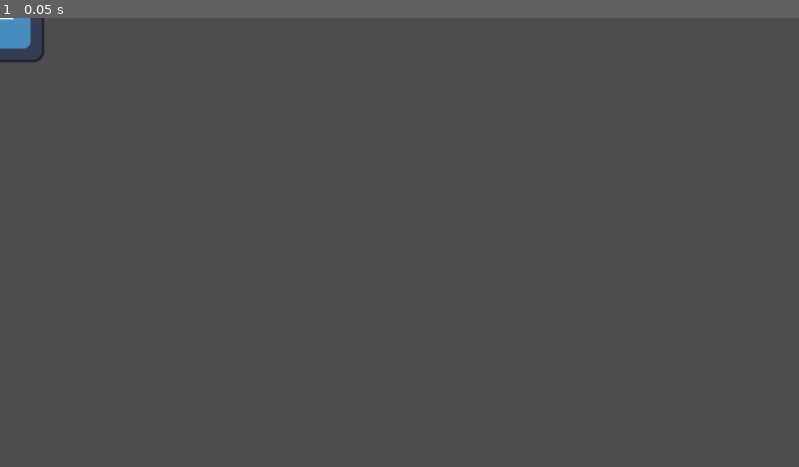
Above: before the commit, frame 1.
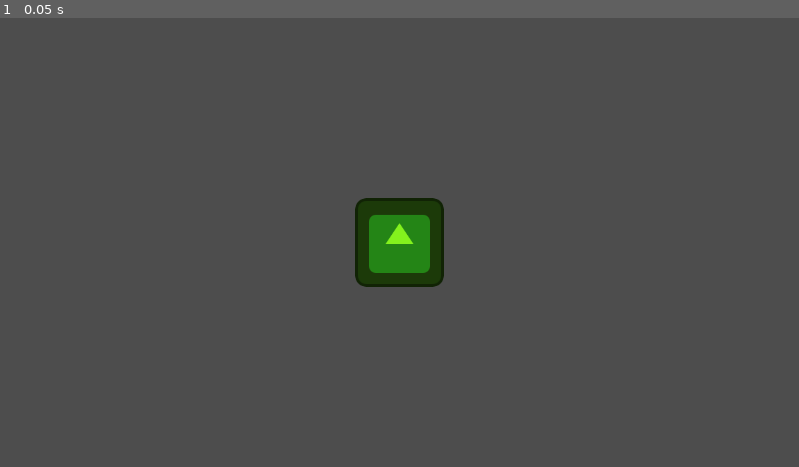
Above: after the commit, the same moment.

Repository: aeriab/giftjam_lebron
Game: Godot game, scene res://game.tscn
The game is run twice, just before and just after one commit, with the same random seed, the same clock (stepped at 60 frames per second) and the same inputs. The project has no main scene, so this scene is started directly. The engine's default icon, where the game draws it, is replaced by a stand-in: a white triangle on a blue panel in a dark square.
Inputs:
- Up to frame 1 (0.05 s): no input

The runs differ from the first frame. In frame 1, 2.5% of the frame differs, in the area x 0-56%, y 0-60%.

Commit message:
Polychrome shader on godot goon

Diff:
--- a/game.tscn
+++ b/game.tscn
@@ -8,6 +8,8 @@
 
 [node name="Game" type="Node2D"]
 
-[node name="Sprite2D" type="Sprite2D" parent="."]
+[node name="Testing_Sprite2D" type="Sprite2D" parent="."]
 material = SubResource("ShaderMaterial_fc0e3")
 texture = ExtResource("2_feb5d")
+
+[node name="Camera2D" type="Camera2D" parent="."]
--- a/prototype_shader.gdshader
+++ b/prototype_shader.gdshader
@@ -1,14 +1,14 @@
 shader_type canvas_item;
+render_mode blend_mix;
+void fragment() {
+	float time_scaled = TIME * 0.5;
+	float red   = (sin(time_scaled) + 1.0) / 2.0;
+	float green = (sin(time_scaled + 2.0) + 1.0) / 2.0; // Phase shift for green
+	float blue  = (sin(time_scaled + 4.0) + 1.0) / 2.0; // Phase shift for blue
+	float current_alpha = 1.0; // Default to fully opaque
+	COLOR = vec4(red, green, blue, current_alpha);
 
-void vertex() {
-	// Called for every vertex the material is visible on.
+	// Optional: If you want to combine with a texture:
+	 vec4 tex_color = texture(TEXTURE, UV); // Get texture color
+	 COLOR = vec4(red, green, blue, tex_color.a) * tex_color; // Multiply color by texture, preserving texture alpha
 }
-
-void fragment() {
-	// Called for every pixel the material is visible on.
-}
-
-//void light() {
-//	// Called for every pixel for every light affecting the CanvasItem.
-//	// Uncomment to replace the default light processing function with this one.
-//}
